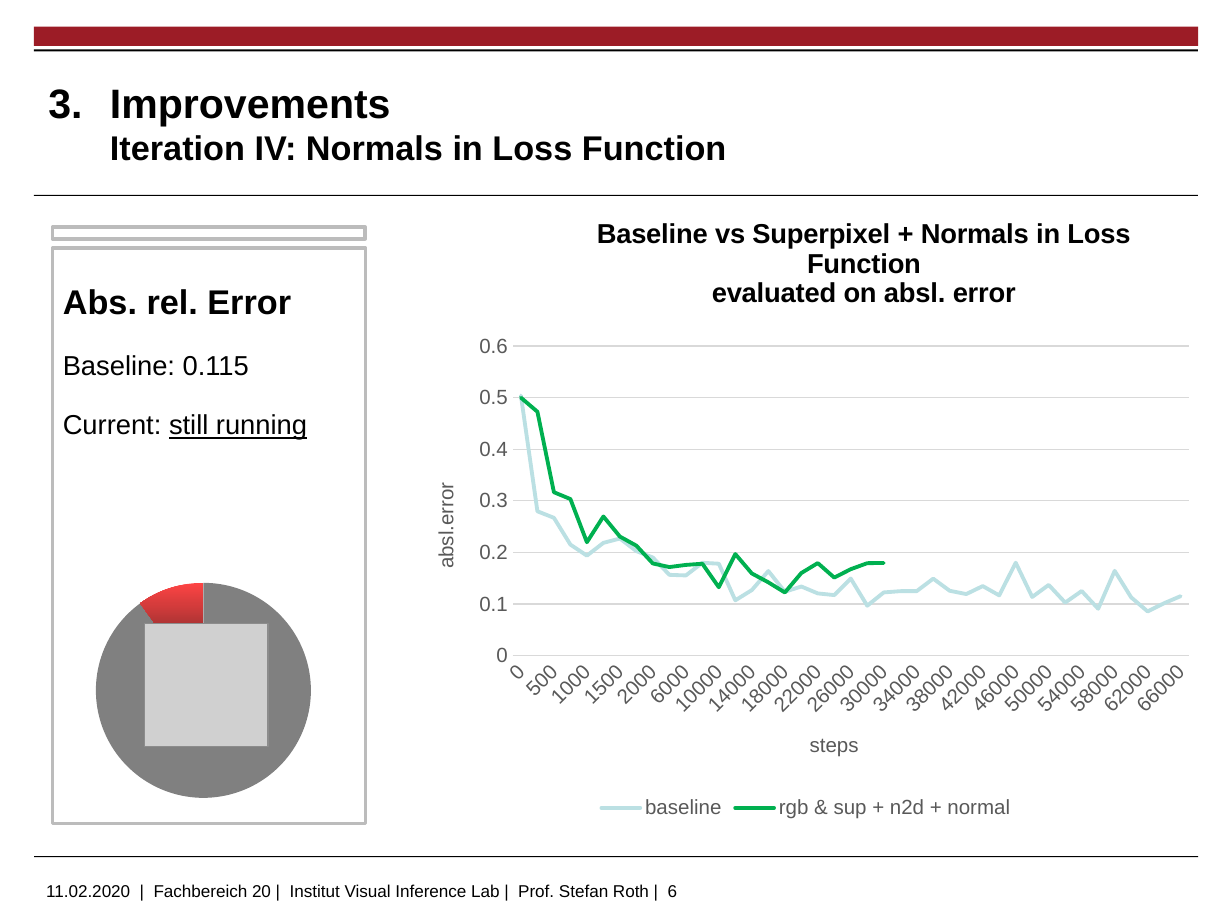
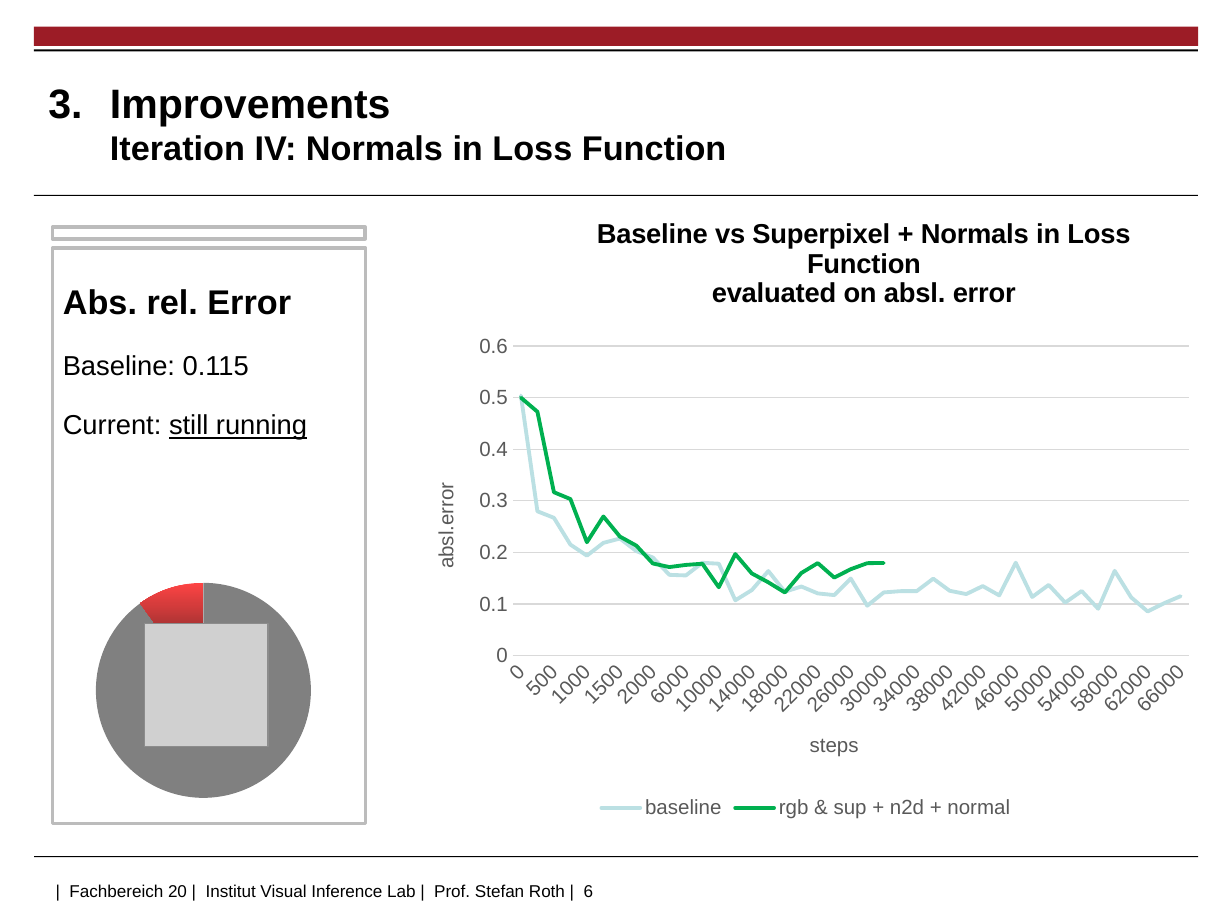
Before and after one commit to jhd-old/Deep-Learning-Lab, a slide deck: slide 6 of meetings/2020_02_14_endterm/endterm_working_together_helge2.pptx. Drawn at 1232x924 pixels with LibreOffice and Linux fonts; fonts in the diff are those of the drawing; grey boxes stand for pictures; background and template pictures are left out. Boxes give left, top, right and bottom in pixels: in the first picture for what was removed or moved away, otherwise in the second. Text is boxed around its words. In the diff, an @@ line names an element or a change of style, - is before the commit and + after.

```diff
--- a/meetings/2020_02_14_endterm/endterm_working_together_helge2.pptx
+++ b/meetings/2020_02_14_endterm/endterm_working_together_helge2.pptx
@@ text at [69, 884, 594, 897]: text changed @@
-11.02.2020 | Fachbereich 20 | Institut Visual Inference Lab | Prof. Stefan Roth | 6
+| Fachbereich 20 | Institut Visual Inference Lab | Prof. Stefan Roth | 6
```
Also in this commit, not shown: 6 other slides changed, 2 other files.
